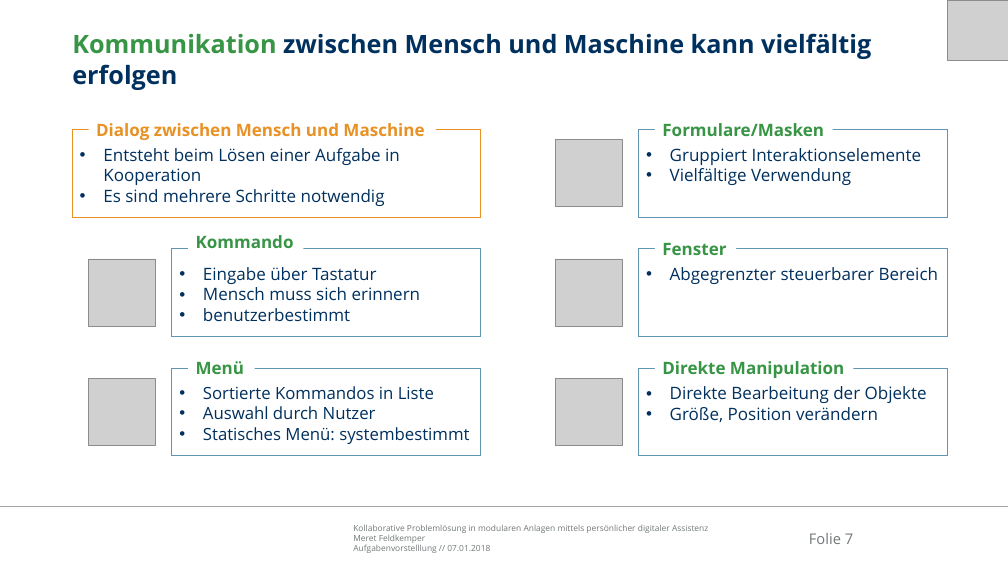
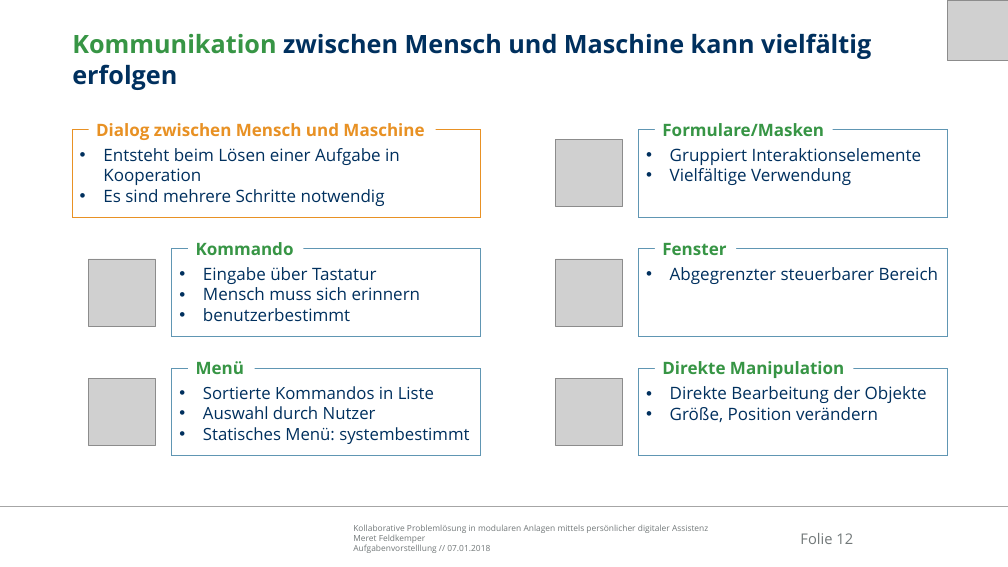
Before and after one commit to Ral3007/Diplomarbeit, a slide deck: slide 12 of Dokumente/Präsentationen/2019-01-07_DA_Feldkemper_Aufgabenvorstellung.pptx (slide 7 before the commit). Drawn at 1008x567 pixels with LibreOffice and Linux fonts; fonts in the diff are those of the drawing; grey boxes stand for pictures; background and template pictures are left out. Boxes give left, top, right and bottom in pixels: in the first picture for what was removed or moved away, otherwise in the second. Text is boxed around its words. In the diff, an @@ line names an element or a change of style, - is before the commit and + after.

```diff
--- a/Dokumente/Präsentationen/2019-01-07_DA_Feldkemper_Aufgabenvorstellung.pptx
+++ b/Dokumente/Präsentationen/2019-01-07_DA_Feldkemper_Aufgabenvorstellung.pptx
@@ text "Kommando": place and size @@
-text "Kommando" at bbox=[196, 235, 294, 248]
+text "Kommando" at bbox=[196, 242, 294, 255]
@@ page number at bbox=[800, 533, 853, 544]: text changed @@
-Folie 7
+Folie 12
```
Also in this commit, not shown: 4 other slides changed, 4 slides added, 1 slide removed, 45 other files.
